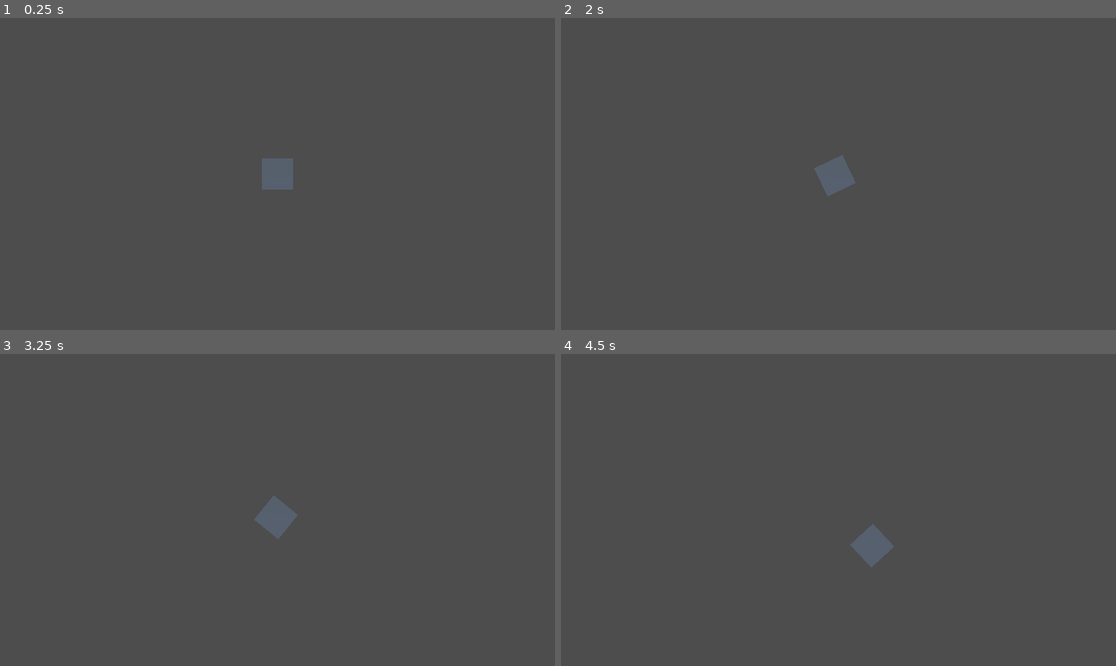
Above: before the commit, frames 1-4 (two rows, left to right).
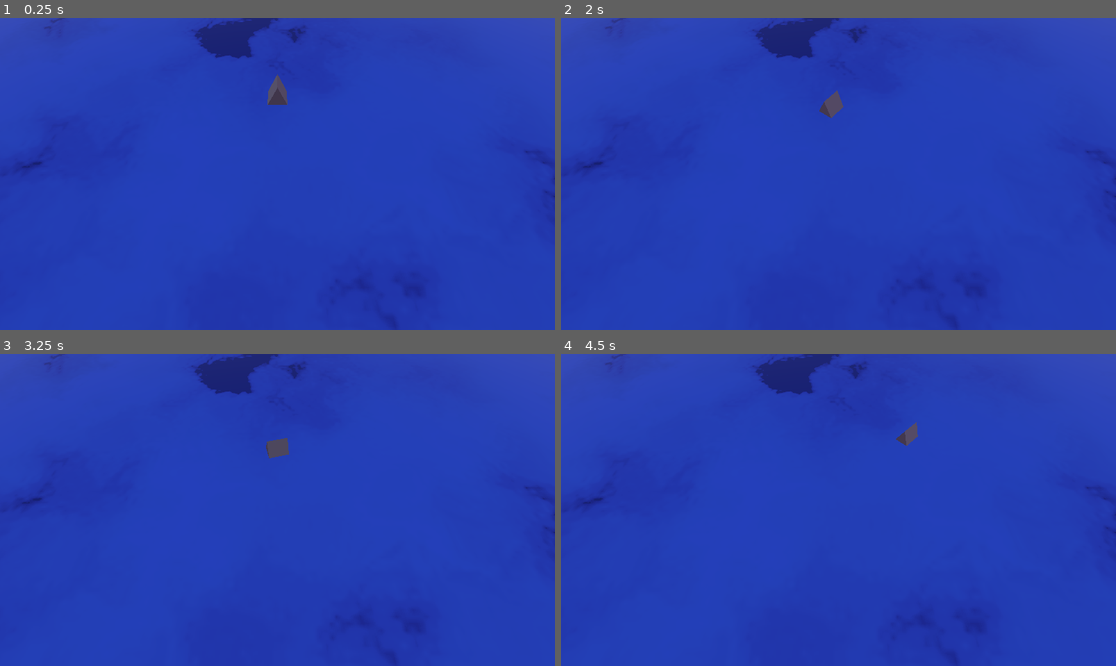
Above: after the commit, the same moments.

Repository: Cryogenic6891/BRACKEYS2024gamejam
Game: Godot game, scene res://scenes/main.tscn
The game is run twice, just before and just after one commit, with the same random seed, the same clock (stepped at 60 frames per second) and the same inputs.
Inputs:
- Up to frame 1 (0.25 s): no input
- Up to frame 2 (2 s): hold Right (ui_right) 0.53-1.28 s; hold Down (ui_down) from 1.28 s (still down)
- Up to frame 3 (3.25 s): release Down (ui_down) at 2.03 s; hold Right (ui_right) 2.03-2.78 s; tap Enter at 2.75 s; hold Up (ui_up) from 2.78 s (still down)
- Up to frame 4 (4.5 s): release Up (ui_up) at 3.53 s; hold Left (ui_left) from 3.53 s (still down)

The runs differ from the first frame. In frame 1, 100% of the frame differs, in the area x 0-100%, y 0-100%; in frame 2, 100%; in frame 3, 100%; in frame 4, 100%.

Commit message:
Jolt + switch controls to game engine

Diff:
--- a/brackeys2024/project.godot
+++ b/brackeys2024/project.godot
@@ -14,6 +14,45 @@
 run/main_scene="res://scenes/main.tscn"
 config/features=PackedStringArray("4.3", "GL Compatibility")
 
+[input]
+
+ui_left={
+"deadzone": 0.5,
+"events": [Object(InputEventKey,"resource_local_to_scene":false,"resource_name":"","device":0,"window_id":0,"alt_pressed":false,"shift_pressed":false,"ctrl_pressed":false,"meta_pressed":false,"pressed":false,"keycode":4194319,"physical_keycode":0,"key_label":0,"unicode":0,"location":0,"echo":false,"script":null)
+, Object(InputEventJoypadButton,"resource_local_to_scene":false,"resource_name":"","device":0,"button_index":13,"pressure":0.0,"pressed":false,"script":null)
+, Object(InputEventJoypadMotion,"resource_local_to_scene":false,"resource_name":"","device":0,"axis":0,"axis_value":-1.0,"script":null)
+, Object(InputEventKey,"resource_local_to_scene":false,"resource_name":"","device":-1,"window_id":0,"alt_pressed":false,"shift_pressed":false,"ctrl_pressed":false,"meta_pressed":false,"pressed":false,"keycode":0,"physical_keycode":65,"key_label":0,"unicode":97,"location":0,"echo":false,"script":null)
+]
+}
+ui_right={
+"deadzone": 0.5,
+"events": [Object(InputEventKey,"resource_local_to_scene":false,"resource_name":"","device":0,"window_id":0,"alt_pressed":false,"shift_pressed":false,"ctrl_pressed":false,"meta_pressed":false,"pressed":false,"keycode":4194321,"physical_keycode":0,"key_label":0,"unicode":0,"location":0,"echo":false,"script":null)
+, Object(InputEventJoypadButton,"resource_local_to_scene":false,"resource_name":"","device":0,"button_index":14,"pressure":0.0,"pressed":false,"script":null)
+, Object(InputEventJoypadMotion,"resource_local_to_scene":false,"resource_name":"","device":0,"axis":0,"axis_value":1.0,"script":null)
+, Object(InputEventKey,"resource_local_to_scene":false,"resource_name":"","device":-1,"window_id":0,"alt_pressed":false,"shift_pressed":false,"ctrl_pressed":false,"meta_pressed":false,"pressed":false,"keycode":0,"physical_keycode":68,"key_label":0,"unicode":100,"location":0,"echo":false,"script":null)
+]
+}
+ui_up={
+"deadzone": 0.5,
+"events": [Object(InputEventKey,"resource_local_to_scene":false,"resource_name":"","device":0,"window_id":0,"alt_pressed":false,"shift_pressed":false,"ctrl_pressed":false,"meta_pressed":false,"pressed":false,"keycode":4194320,"physical_keycode":0,"key_label":0,"unicode":0,"location":0,"echo":false,"script":null)
+, Object(InputEventJoypadButton,"resource_local_to_scene":false,"resource_name":"","device":0,"button_index":11,"pressure":0.0,"pressed":false,"script":null)
+, Object(InputEventJoypadMotion,"resource_local_to_scene":false,"resource_name":"","device":0,"axis":1,"axis_value":-1.0,"script":null)
+, Object(InputEventKey,"resource_local_to_scene":false,"resource_name":"","device":-1,"window_id":0,"alt_pressed":false,"shift_pressed":false,"ctrl_pressed":false,"meta_pressed":false,"pressed":false,"keycode":0,"physical_keycode":87,"key_label":0,"unicode":119,"location":0,"echo":false,"script":null)
+]
+}
+ui_down={
+"deadzone": 0.5,
+"events": [Object(InputEventKey,"resource_local_to_scene":false,"resource_name":"","device":0,"window_id":0,"alt_pressed":false,"shift_pressed":false,"ctrl_pressed":false,"meta_pressed":false,"pressed":false,"keycode":4194322,"physical_keycode":0,"key_label":0,"unicode":0,"location":0,"echo":false,"script":null)
+, Object(InputEventJoypadButton,"resource_local_to_scene":false,"resource_name":"","device":0,"button_index":12,"pressure":0.0,"pressed":false,"script":null)
+, Object(InputEventJoypadMotion,"resource_local_to_scene":false,"resource_name":"","device":0,"axis":1,"axis_value":1.0,"script":null)
+, Object(InputEventKey,"resource_local_to_scene":false,"resource_name":"","device":-1,"window_id":0,"alt_pressed":false,"shift_pressed":false,"ctrl_pressed":false,"meta_pressed":false,"pressed":false,"keycode":0,"physical_keycode":83,"key_label":0,"unicode":115,"location":0,"echo":false,"script":null)
+]
+}
+
+[physics]
+
+3d/physics_engine="JoltPhysics3D"
+
 [rendering]
 
 renderer/rendering_method="gl_compatibility"
--- a/brackeys2024/scenes/main.tscn
+++ b/brackeys2024/scenes/main.tscn
@@ -1,16 +1,18 @@
-[gd_scene load_steps=7 format=3 uid="uid://brb8t3f02kodw"]
+[gd_scene load_steps=10 format=3 uid="uid://brb8t3f02kodw"]
 
-[ext_resource type="Script" path="res://scripts/playercontroller.gd" id="1_cn6mr"]
+[ext_resource type="PackedScene" uid="uid://6gbsieuh65ij" path="res://scenes/ship.tscn" id="1_fp2v6"]
 
 [sub_resource type="ProceduralSkyMaterial" id="ProceduralSkyMaterial_3r0lv"]
 sky_top_color = Color(0.613113, 0.677007, 0.766052, 1)
-sky_horizon_color = Color(0, 0.187809, 0.237995, 1)
+sky_horizon_color = Color(0.581111, 0.177647, 0.649689, 1)
+sky_curve = 0.160766
 
 [sub_resource type="Sky" id="Sky_isvo0"]
 sky_material = SubResource("ProceduralSkyMaterial_3r0lv")
 process_mode = 1
 
 [sub_resource type="Environment" id="Environment_5kcj7"]
+background_mode = 2
 sky = SubResource("Sky_isvo0")
 ambient_light_source = 3
 ambient_light_color = Color(0.704326, 0.358712, 0.470468, 1)
@@ -21,26 +23,42 @@
 fog_sun_scatter = 0.19
 fog_density = 1.0
 
-[sub_resource type="BoxShape3D" id="BoxShape3D_v5mps"]
+[sub_resource type="Gradient" id="Gradient_7aq66"]
 
-[sub_resource type="PrismMesh" id="PrismMesh_a0jw7"]
+[sub_resource type="FastNoiseLite" id="FastNoiseLite_ku810"]
+noise_type = 3
+frequency = 0.0051
+fractal_type = 3
+domain_warp_enabled = true
+
+[sub_resource type="NoiseTexture2D" id="NoiseTexture2D_ysqkk"]
+seamless = true
+color_ramp = SubResource("Gradient_7aq66")
+noise = SubResource("FastNoiseLite_ku810")
+
+[sub_resource type="StandardMaterial3D" id="StandardMaterial3D_dpkuy"]
+transparency = 1
+albedo_color = Color(0.215686, 0.376471, 0.956863, 1)
+normal_enabled = true
+normal_texture = SubResource("NoiseTexture2D_ysqkk")
+
+[sub_resource type="PlaneMesh" id="PlaneMesh_b5wxq"]
+material = SubResource("StandardMaterial3D_dpkuy")
+size = Vector2(100, 100)
 
 [node name="Main" type="Node3D"]
 
 [node name="WorldEnvironment" type="WorldEnvironment" parent="."]
 environment = SubResource("Environment_5kcj7")
 
-[node name="CharacterBody3D" type="CharacterBody3D" parent="WorldEnvironment"]
-script = ExtResource("1_cn6mr")
+[node name="Ship" parent="WorldEnvironment" instance=ExtResource("1_fp2v6")]
 
-[node name="CollisionShape3D" type="CollisionShape3D" parent="WorldEnvironment/CharacterBody3D"]
-shape = SubResource("BoxShape3D_v5mps")
+[node name="TopCamera" type="Camera3D" parent="WorldEnvironment"]
+transform = Transform3D(1, 0, 0, 0, 0.490554, 0.871411, 0, -0.871411, 0.490554, 0, 7, 8.55722)
+current = true
 
-[node name="Ship" type="MeshInstance3D" parent="WorldEnvironment/CharacterBody3D"]
-transform = Transform3D(-1, -8.74228e-08, 0, 8.74228e-08, -1, 0, 0, 0, 1, 0, 0, 0)
-mesh = SubResource("PrismMesh_a0jw7")
-skeleton = NodePath("../../..")
-
-[node name="Camera3D" type="Camera3D" parent="WorldEnvironment"]
-transform = Transform3D(1, 0, 0, 0, -4.37114e-08, 1, 0, -1, -4.37114e-08, 0, 7, 0)
-current = true
+[node name="MeshInstance3D" type="MeshInstance3D" parent="."]
+transform = Transform3D(1, 0, 0, 0, 1, 0, 0, 0, 1, 10, -0.397566, 10)
+gi_mode = 2
+gi_lightmap_scale = 1
+mesh = SubResource("PlaneMesh_b5wxq")
--- /dev/null
+++ b/brackeys2024/scenes/ship.tscn
@@ -0,0 +1,22 @@
+[gd_scene load_steps=4 format=3 uid="uid://6gbsieuh65ij"]
+
+[ext_resource type="Script" path="res://scripts/playercontroller.gd" id="1_ep2o1"]
+
+[sub_resource type="BoxShape3D" id="BoxShape3D_v5mps"]
+
+[sub_resource type="PrismMesh" id="PrismMesh_a0jw7"]
+
+[node name="Ship" type="RigidBody3D"]
+script = ExtResource("1_ep2o1")
+
+[node name="PlayerController" type="Node" parent="."]
+
+[node name="Buoyancy" type="Node" parent="."]
+
+[node name="CollisionShape3D" type="CollisionShape3D" parent="."]
+shape = SubResource("BoxShape3D_v5mps")
+
+[node name="ShipMesh" type="MeshInstance3D" parent="."]
+transform = Transform3D(1, 0, 0, 0, 1, 0, 0, 0, 1, 0, 0.521136, 0)
+mesh = SubResource("PrismMesh_a0jw7")
+skeleton = NodePath("../../..")
--- a/brackeys2024/scripts/playercontroller.gd
+++ b/brackeys2024/scripts/playercontroller.gd
@@ -1,34 +1,51 @@
-extends CharacterBody3D
+extends RigidBody3D
 
+@onready var gravity: float = ProjectSettings.get_setting("physics/3d/default_gravity")
 
-# Movement variables
-var move_speed: float = 5.0  # Speed of forward/backward movement
-var rotation_speed: float = 1.5  # Speed of rotation (turning)
-var acceleration_forward: float = 2.0  # Acceleration forward
-var acceleration_backward: float = 0.5 # Acceleration backward
-var deceleration: float = 0.75 # Water drag
+# Movement
+var move_speed: float = 3.0  # Speed of forward/backward movement
+var rotation_speed: float = 0.5  # Speed of rotation (turning)
+var acceleration_forward: float = 750  # Acceleration forward
+var acceleration_backward: float = 250 # Acceleration backward
 
-func _physics_process(delta: float) -> void:
+# Buoyancy
+var float_force: float = 1.4
+var water_drag: float = 0.028
+var water_angular_drag: float = 0.05
+const water_height: float = 0.0
+var is_submerged: bool = false
+
+func _physics_process(_delta):
+	var depth = water_height - global_position.y
+	is_submerged = false
+	if depth > 0:
+		is_submerged = true
+		apply_central_force(Vector3.UP * float_force * gravity * depth)
+
+func _integrate_forces(state: PhysicsDirectBodyState3D) -> void:
+	# get delta-time
+	var delta = get_physics_process_delta_time()
 
 	# player input
 	var forward_input = Input.get_action_strength("ui_up") - Input.get_action_strength("ui_down")
 	var turn_input = Input.get_action_strength("ui_left") - Input.get_action_strength("ui_right")
 
-	# rotation
-	rotation.y += turn_input * rotation_speed * delta
+
+	# rotation as torque
+	if turn_input != 0:
+		var torque = Vector3.UP * turn_input * rotation_speed
+		apply_torque_impulse(torque * delta)
 
 	# forward direction based on rotation
 	var forward_direction = -transform.basis.z
 
+	if forward_input > 0: # forward acceleration
+		var forward_force = forward_direction * forward_input * acceleration_forward
+		apply_central_force(forward_force * delta)
+	elif forward_input <0: # backward acceleration
+		var backward_force = forward_direction * forward_input * acceleration_backward
+		apply_central_force(backward_force * delta)
 
-	# accelerate or decelerate forward movement
-	var target_speed = forward_input * move_speed
-	if forward_input > 0: # forward acceleration
-		velocity = velocity.move_toward(forward_direction * target_speed, acceleration_forward * delta)
-	elif forward_input <0: # backward acceleration
-		velocity = velocity.move_toward(forward_direction * target_speed, acceleration_backward * delta)
-	else: #decelerate
-		velocity = velocity.move_toward(Vector3.ZERO, deceleration * delta)
-
-	# move ship
-	move_and_slide()
+	if is_submerged: #smoothed upwards buoyancy
+		state.linear_velocity *= 1 - water_drag
+		state.angular_velocity *= 1 - water_angular_drag
Not shown, added: brackeys2024/addons/godot-jolt/LICENSE.txt
Not shown, added: brackeys2024/addons/godot-jolt/THIRDPARTY.txt
Not shown, added: brackeys2024/addons/godot-jolt/android/libgodot-jolt_android-arm32.so
Not shown, added: brackeys2024/addons/godot-jolt/android/libgodot-jolt_android-arm32_editor.so
Not shown, added: brackeys2024/addons/godot-jolt/android/libgodot-jolt_android-arm64.so
Not shown, added: brackeys2024/addons/godot-jolt/android/libgodot-jolt_android-arm64_editor.so
Not shown, added: brackeys2024/addons/godot-jolt/android/libgodot-jolt_android-x64.so
Not shown, added: brackeys2024/addons/godot-jolt/android/libgodot-jolt_android-x64_editor.so
Not shown, added: brackeys2024/addons/godot-jolt/android/libgodot-jolt_android-x86.so
Not shown, added: brackeys2024/addons/godot-jolt/android/libgodot-jolt_android-x86_editor.so
Not shown, added: brackeys2024/addons/godot-jolt/godot-jolt.gdextension
Not shown, added: brackeys2024/addons/godot-jolt/ios/godot-jolt_ios.framework/Info.plist
(and 18 more such lines)
